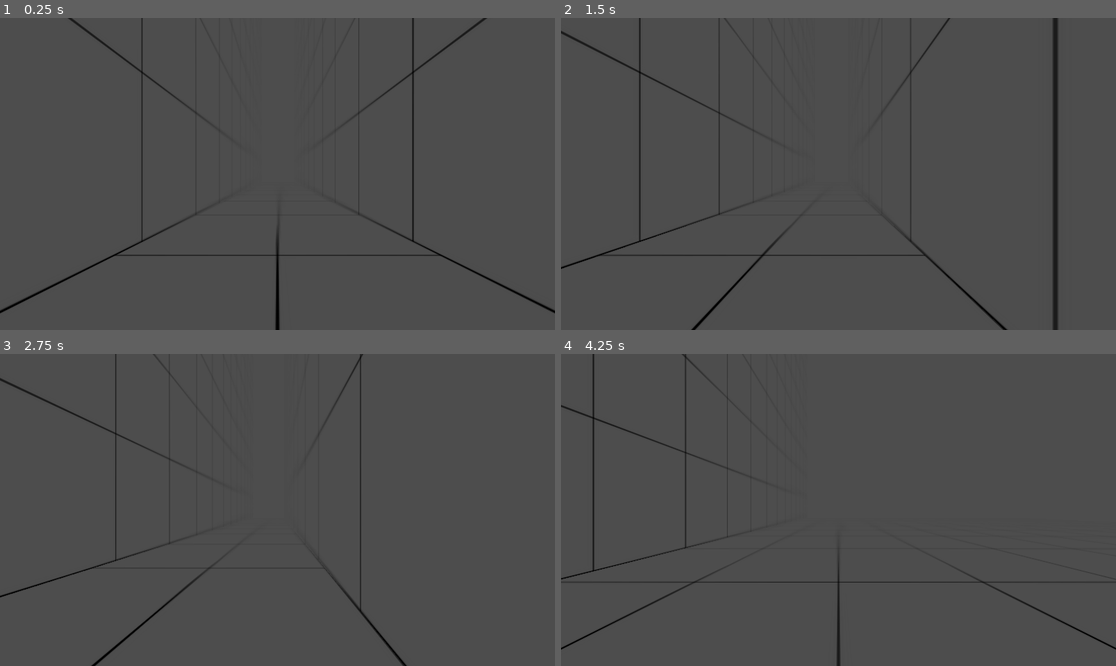
Above: before the commit, frames 1-4 (two rows, left to right).
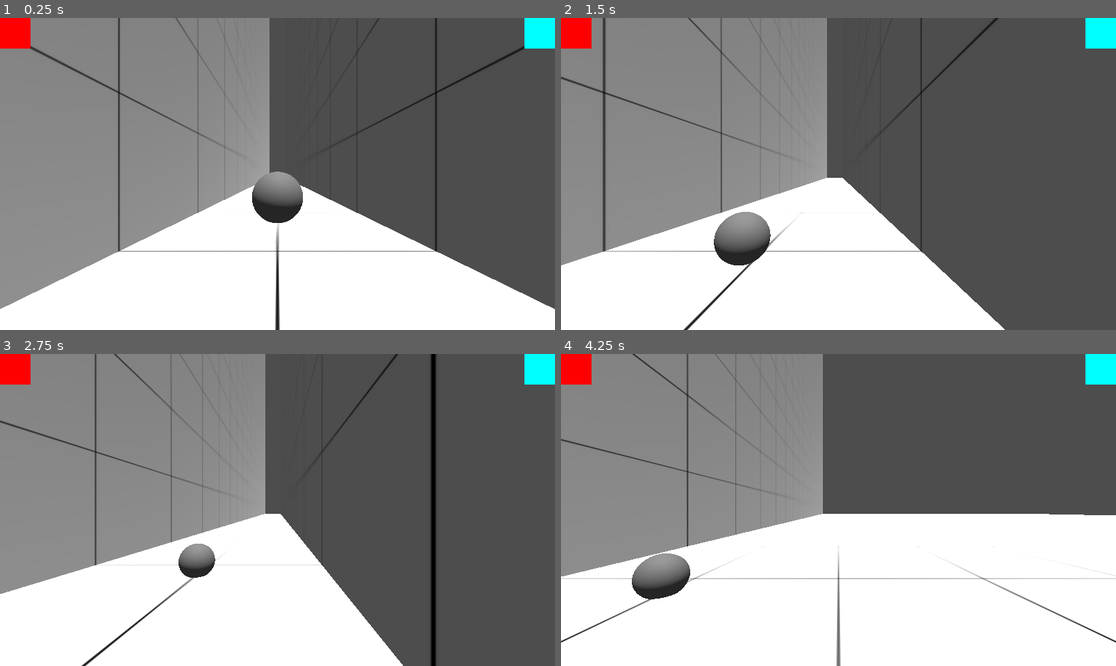
Above: after the commit, the same moments.

Repository: Decjoyce/fairy-game
Game: Godot game, scene res://game.tscn
Same seed, same stepped clock (60 frames per second), same inputs: the game is played once before the commit and once after it.
Inputs:
- Up to frame 1 (0.25 s): no input
- Up to frame 2 (1.5 s): hold D (move_right) 0.53-1.28 s; hold S (move_down) from 1.28 s (still down)
- Up to frame 3 (2.75 s): release S (move_down) at 2.03 s; hold D (move_right) from 2.03 s (still down)
- Up to frame 4 (4.25 s): release D (move_right) at 2.78 s; hold W (move_up) 2.78-3.53 s; hold A (move_left) from 3.53 s (still down)

The runs differ from the first frame. In frame 1, 64% of the frame differs, in the area x 0-100%, y 0-100%; in frame 2, 57%; in frame 3, 56%; in frame 4, 73%.

Commit message:
first phase of interacting done

Diff:
--- /dev/null
+++ b/TEMP_interact_stuff/grabbable_item.gd
@@ -0,0 +1,41 @@
+class_name Grabbable_Item
+extends Interactable
+
+var is_grabbed: bool = false
+
+@export var rb: RigidBody3D
+
+@export var throw_distance : float = 4.0
+
+@export var idle_graphics: Node3D
+@export var grabbed_graphics: Node3D
+@export var untouched_graphics: Node3D
+
+func _ready() -> void:
+	interaction_type = InteractTypes.GRAB_ITEM
+
+func on_begin_interact() -> void:
+	if grabbed_graphics:
+		if untouched_graphics: untouched_graphics.visible = false
+		idle_graphics.visible = false
+		grabbed_graphics.visible = true
+	rb.freeze = true
+	rb.linear_velocity = Vector3.ZERO
+
+func on_interacting() -> void:
+	pass
+
+func on_end_interact() -> void:
+	if grabbed_graphics: grabbed_graphics.visible = false
+	idle_graphics.visible = true
+
+	rb.freeze = false
+	rb.linear_velocity = Vector3.ZERO
+
+func throw(_throw_mult: float) -> void:
+	rb.linear_velocity = Vector3.ZERO
+	rb.freeze = false
+	var throw_force := throw_distance * _throw_mult
+	throw_force = sqrt(throw_force * -2 * rb.get_gravity().y)
+	prints(_throw_mult, throw_distance * _throw_mult, throw_force)
+	rb.apply_central_impulse(-basis.z * throw_force * rb.mass)
--- a/TEMP_interact_stuff/hand_state.gd
+++ b/TEMP_interact_stuff/hand_state.gd
@@ -3,8 +3,8 @@
 
 const FREE = "FREE"
 const CHALK = "CHALK"
-const GRABBING_ITEM = "GRABBING_ITEM"
-const GRABBING_OBJ = "GRABBING_OBJ"
+const GRAB_ITEM = "GRAB_ITEM"
+const GRAB_OBJ = "GRAB_OBJ"
 const LEVER = "LEVER"
 
 var hand_controller: PlayerHand
@@ -12,7 +12,7 @@
 func _ready() -> void:
 	await owner.ready
 	hand_controller = get_parent().get_parent() as PlayerHand
-	assert(hand_controller != null, "HandState must be childed to PlayerHand node")
+	assert(hand_controller != null, "HandState must be childed to PlayerHand node - " + name)
 
 ## Emitted when the state finishes and wants to transition to another state.
 signal finished(next_state_path: String, data: Dictionary)
--- a/TEMP_interact_stuff/handstate_free.gd
+++ b/TEMP_interact_stuff/handstate_free.gd
@@ -9,6 +9,10 @@
 	hand_controller.joystick_movement(_delta)
 	if Input.is_action_just_pressed("change_hand_speed_" + hand_controller.stringed_hand_type): hand_controller.change_hand_speed()
 
+	if Input.is_action_just_pressed("action_" + hand_controller.stringed_hand_type): interact()
+
+	hand_controller.hovering_interactable = hand_controller.interact_checker()
+
 func physics_update(_delta: float) -> void:
 	pass
 
@@ -17,3 +21,9 @@
 
 func exit() -> void:
 	pass
+
+func interact() -> void:
+	print("hey")
+	if !hand_controller.hovering_interactable:
+		return
+	hand_controller.begin_interact()
--- /dev/null
+++ b/TEMP_interact_stuff/handstate_grab.gd
@@ -0,0 +1,77 @@
+class_name HandState_Grab
+extends HandState
+
+var is_ready: bool
+
+var is_charging: bool
+
+var charge_amount: float
+@export var delay_before_max_charge = 2
+var time_held_down: float = 0.0
+
+const GRAB_DIST = 1
+
+var grabbed_item: Interactable
+
+func handle_input(_event: InputEvent) -> void:
+	pass
+
+func update(_delta: float) -> void:
+	hand_controller.joystick_movement(_delta)
+
+	if is_ready:
+		if Input.is_action_just_pressed("action_" + hand_controller.stringed_hand_type):
+			begin_charge()
+		if Input.is_action_pressed("action_" + hand_controller.stringed_hand_type):
+			charging(_delta)
+		if is_charging and Input.is_action_just_released("action_" + hand_controller.stringed_hand_type):
+			end_charge()
+
+	grabbing()
+
+func physics_update(_delta: float) -> void:
+	pass
+
+func enter(previous_state_path: String, data := {}) -> void:
+	grabbed_item = hand_controller.hovering_interactable
+	await get_tree().create_timer(0.5)
+	is_ready = true
+	time_held_down = 0
+
+func exit() -> void:
+	is_ready = false
+
+# ↑ State Stuff ↑
+# --------------------------------------------------------------------------------------------------
+# ↓ Grabbing Stuff ↓
+
+func grabbing() -> void:
+	var origin = hand_controller.cam.project_ray_origin(hand_controller.get_screen_position() + hand_controller.size/2)
+	var end = origin + hand_controller.cam.project_ray_normal(hand_controller.position + hand_controller.size/2) * GRAB_DIST
+	grabbed_item.global_position = end
+	grabbed_item.rotation = hand_controller.player.rotation
+
+# ↑ Grabbing Stuff ↑
+# --------------------------------------------------------------------------------------------------
+# ↓ Charge Stuff ↓
+
+func begin_charge() -> void:
+	is_charging = true
+	charge_amount = 0
+	time_held_down = 0
+
+func charging(_delta: float) -> void:
+	time_held_down += _delta
+	var _charged_amount = time_held_down / delay_before_max_charge
+
+	charge_amount = clampf(_charged_amount, 0.0, 1.0)
+
+func end_charge() -> void:
+	if charge_amount < 0.2: grabbed_item.on_end_interact()
+	else: grabbed_item.throw(charge_amount)
+
+	finished.emit(FREE)
+
+	is_charging = false
+	charge_amount = 0
+	time_held_down = 0
--- a/TEMP_interact_stuff/interactable.gd
+++ b/TEMP_interact_stuff/interactable.gd
@@ -1,5 +1,5 @@
 class_name Interactable
-extends Node
+extends Node3D
 
 signal begin_interact(sig: float)
 signal interacting(sig: float)
--- a/TEMP_interact_stuff/player_hand.gd
+++ b/TEMP_interact_stuff/player_hand.gd
@@ -1,32 +1,32 @@
 class_name PlayerHand
 extends Control
+
+@onready var player: Node3D = get_parent().get_parent()
+@onready var player_interact: PlayerInteract = get_parent()
+var cam: Camera3D
 
 enum HandTypes {LEFT, RIGHT}
 @export var hand_type : HandTypes
 @onready var stringed_hand_type: String = HandTypes.find_key(hand_type)
 
-@onready var interact: PlayerInteract = get_parent()
-
 @onready var hand_sprite: TextureRect = $_hand_sprite
 
-var hovering_interactable: Interactable
-var current_interactable: Interactable
-var grabbed_obj: Interactable
+func _ready() -> void:
+	_init_states()
 
-const min_speed: float = 500
-const max_speed: float = 1000
-@onready var current_speed: float = min_speed
+# --------------------------------------------------------------------------------------------------
+# ↓ State Stuff ↓
 
 @export var initial_state: HandState = null
-
 @onready var state: HandState = (func get_initial_state() -> HandState: return initial_state if initial_state != null else get_child(0)).call()
 
-func _ready() -> void:
+func _init_states() -> void:
 	for state_node: HandState in get_child(0).find_children("*", "HandState"):
 		state_node.finished.connect(_transition_to_next_state)
 
-		await owner.ready
-		state.enter("")
+	await owner.ready
+	state.enter("")
+	cam = player_interact.cam
 
 func _unhandled_input(event: InputEvent) -> void:
 	state.handle_input(event)
@@ -38,18 +38,22 @@
 	state.physics_update(delta)
 
 func _transition_to_next_state(target_state_path: String, data: Dictionary = {}) -> void:
-	if !has_node(target_state_path):
+	if !get_child(0).has_node(target_state_path):
 		printerr(owner.name + ": Tring to transition to state " + target_state_path + " but it does not exist.")
 		return
 
 	var previous_state_path := state.name
 	state.exit()
-	state = get_node(target_state_path)
+	state = get_child(0).get_node(target_state_path)
 	state.enter(previous_state_path, data)
 
 # ↑ State Stuff ↑
-# ----------------------------------------------------------------------------------
-# ↓ Non State Stuff ↓
+# --------------------------------------------------------------------------------------------------
+# ↓ Hand Stuff ↓
+
+const min_speed: float = 500
+const max_speed: float = 1000
+@onready var current_speed: float = min_speed
 
 func joystick_movement(delta: float) -> void:
 	var motion := Input.get_vector(stringed_hand_type + "_joystick_left", stringed_hand_type + "_joystick_right", stringed_hand_type + "_joystick_down", stringed_hand_type + "_joystick_up")
@@ -58,25 +62,51 @@
 
 func move_hand(dir: Vector2, delta: float) -> void:
 	position += Vector2(dir.x, -dir.y) * current_speed * delta
-	position.x = clampf(position.x, 0, interact.size.x - size.x)
-	position.y = clampf(position.y, 0, interact.size.y - size.y)
+	position.x = clampf(position.x, 0, player_interact.size.x - size.x)
+	position.y = clampf(position.y, 0, player_interact.size.y - size.y)
 
 func change_hand_speed() -> void:
 	if current_speed == min_speed: current_speed = max_speed
 	elif current_speed == max_speed: current_speed = min_speed
 
+# ↑ Hand Stuff ↑
+# --------------------------------------------------------------------------------------------------
+# ↓ Interacting Stuff ↓
+
+var hovering_interactable: Interactable
+var current_interactable: Interactable = null
+var grabbed_obj: Interactable
+
+func begin_interact() -> void:
+	if !hovering_interactable:
+		return
+	current_interactable = hovering_interactable
+	current_interactable.on_begin_interact()
+	match hovering_interactable.interaction_type:
+		hovering_interactable.InteractTypes.INSTANT:
+			pass
+		hovering_interactable.InteractTypes.GRAB_ITEM:
+			state.finished.emit(state.GRAB_ITEM)
+		hovering_interactable.InteractTypes.GRAB_OBJ:
+			pass
+		hovering_interactable.InteractTypes.LEVER:
+			pass
+
 func interact_checker(): # -> Interactable:
-	var space_state = interact.cam.get_world_3d().direct_space_state
+	var space_state = cam.get_world_3d().direct_space_state
 
-	var origin = interact.cam.project_ray_origin(get_screen_position() + size/2)
-	var end = origin + interact.cam.project_ray_normal(position + size/2) * interact.INT_RAY_LENGTH
+	var origin = cam.project_ray_origin(get_screen_position() + size/2)
+	var end = origin + cam.project_ray_normal(position + size/2) * player_interact.INT_RAY_LENGTH
 
 	var query = PhysicsRayQueryParameters3D.create(origin, end)
 	query.collide_with_areas = true
 
 	var result = space_state.intersect_ray(query)
 
-	if !result or !result.collider or result.collider is not Interactable:
+	if !result or !result.collider or result.collider.get_parent() is not Interactable:
 		return null
 
-	return result.collider as Interactable
+	return result.collider.get_parent() as Interactable
+
+# ↑ Interacting Stuff ↑
+# --------------------------------------------------------------------------------------------------
--- a/TEMP_interact_stuff/player_interaction.gd
+++ b/TEMP_interact_stuff/player_interaction.gd
@@ -1,7 +1,8 @@
 class_name PlayerInteract
 extends Control
 
-var cam: Camera3D
+@export var cam: Camera3D
+const INT_RAY_LENGTH = 2.0
 
 # Called when the node enters the scene tree for the first time.
 func _ready() -> void:
--- a/TEMP_interact_stuff/player_interaction.tscn
+++ b/TEMP_interact_stuff/player_interaction.tscn
@@ -1,8 +1,9 @@
-[gd_scene load_steps=5 format=3 uid="uid://dqojmsc2q6wf4"]
+[gd_scene load_steps=6 format=3 uid="uid://dqojmsc2q6wf4"]
 
 [ext_resource type="Script" uid="uid://bkcxym5jqdgg4" path="res://TEMP_interact_stuff/player_interaction.gd" id="1_ebye2"]
 [ext_resource type="Script" uid="uid://bvrebn6ao2hvn" path="res://TEMP_interact_stuff/player_hand.gd" id="2_f78vs"]
 [ext_resource type="Script" uid="uid://ceufl68l7cqys" path="res://TEMP_interact_stuff/handstate_free.gd" id="3_7baq5"]
+[ext_resource type="Script" uid="uid://d533dr0gr15o" path="res://TEMP_interact_stuff/handstate_grab.gd" id="4_r26r4"]
 
 [sub_resource type="CanvasTexture" id="CanvasTexture_7baq5"]
 
@@ -30,6 +31,10 @@
 
 [node name="FREE" type="Node" parent="Hand_Left/States"]
 script = ExtResource("3_7baq5")
+
+[node name="GRAB_ITEM" type="Node" parent="Hand_Left/States"]
+script = ExtResource("4_r26r4")
+delay_before_max_charge = 4
 
 [node name="_hand_sprite" type="TextureRect" parent="Hand_Left"]
 modulate = Color(1, 0, 0, 1)
@@ -59,6 +64,9 @@
 [node name="FREE" type="Node" parent="Hand_Right/States"]
 script = ExtResource("3_7baq5")
 
+[node name="GRAB_ITEM" type="Node" parent="Hand_Right/States"]
+script = ExtResource("4_r26r4")
+
 [node name="_hand_sprite" type="TextureRect" parent="Hand_Right"]
 modulate = Color(0, 1, 1, 1)
 layout_mode = 1
--- /dev/null
+++ b/TEMP_interact_stuff/test_grabbable_item.tscn
@@ -0,0 +1,38 @@
+[gd_scene load_steps=6 format=3 uid="uid://dfe565flkjwxt"]
+
+[ext_resource type="Script" uid="uid://s5cfdf85lm5g" path="res://TEMP_interact_stuff/grabbable_item.gd" id="1_llc7q"]
+
+[sub_resource type="PhysicsMaterial" id="PhysicsMaterial_llc7q"]
+bounce = 0.75
+
+[sub_resource type="BoxShape3D" id="BoxShape3D_llc7q"]
+size = Vector3(0.5, 0.5, 0.5)
+
+[sub_resource type="BoxShape3D" id="BoxShape3D_234jp"]
+size = Vector3(0.4, 0.4, 0.4)
+
+[sub_resource type="SphereMesh" id="SphereMesh_234jp"]
+radius = 0.25
+height = 0.5
+
+[node name="TEST_Grabbable_item" type="RigidBody3D" node_paths=PackedStringArray("rb", "idle_graphics")]
+axis_lock_angular_x = true
+axis_lock_angular_z = true
+mass = 0.5
+physics_material_override = SubResource("PhysicsMaterial_llc7q")
+gravity_scale = 0.8
+script = ExtResource("1_llc7q")
+rb = NodePath(".")
+idle_graphics = NodePath("MeshInstance3D")
+
+[node name="Area3D" type="Area3D" parent="."]
+
+[node name="CollisionShape3D2" type="CollisionShape3D" parent="Area3D"]
+shape = SubResource("BoxShape3D_llc7q")
+
+[node name="CollisionShape3D" type="CollisionShape3D" parent="."]
+shape = SubResource("BoxShape3D_234jp")
+debug_color = Color(0.8442249, 0.37985525, 5.7756904e-07, 0.41960785)
+
+[node name="MeshInstance3D" type="MeshInstance3D" parent="."]
+mesh = SubResource("SphereMesh_234jp")
--- /dev/null
+++ b/TEMP_interact_stuff/test_interactable.tscn
@@ -0,0 +1,25 @@
+[gd_scene load_steps=4 format=3 uid="uid://bl71ii1my6e14"]
+
+[ext_resource type="Script" uid="uid://e7rnpdmqaiyy" path="res://TEMP_interact_stuff/interactable.gd" id="1_vqwio"]
+
+[sub_resource type="SphereShape3D" id="SphereShape3D_vqwio"]
+
+[sub_resource type="SphereMesh" id="SphereMesh_kdewt"]
+
+[node name="Interactable" type="Node3D"]
+script = ExtResource("1_vqwio")
+interaction_type = 1
+metadata/_custom_type_script = "uid://e7rnpdmqaiyy"
+
+[node name="Area3D" type="Area3D" parent="."]
+
+[node name="CollisionShape3D" type="CollisionShape3D" parent="Area3D"]
+shape = SubResource("SphereShape3D_vqwio")
+
+[node name="Area3D2" type="StaticBody3D" parent="."]
+
+[node name="CollisionShape3D" type="CollisionShape3D" parent="Area3D2"]
+shape = SubResource("SphereShape3D_vqwio")
+
+[node name="MeshInstance3D" type="MeshInstance3D" parent="."]
+mesh = SubResource("SphereMesh_kdewt")
--- a/TEMP_movement_stuff/player_test.tscn
+++ b/TEMP_movement_stuff/player_test.tscn
@@ -1,7 +1,8 @@
-[gd_scene load_steps=6 format=3 uid="uid://bq86osdembn58"]
+[gd_scene load_steps=7 format=3 uid="uid://bq86osdembn58"]
 
 [ext_resource type="Script" uid="uid://io22wsbhy73f" path="res://TEMP_movement_stuff/player_test.gd" id="1_e0b2u"]
 [ext_resource type="Script" uid="uid://cbig6tk8hiy08" path="res://TEMP_movement_stuff/movement_improved_2.gd" id="2_e0b2u"]
+[ext_resource type="PackedScene" uid="uid://dqojmsc2q6wf4" path="res://TEMP_interact_stuff/player_interaction.tscn" id="3_3jgj8"]
 
 [sub_resource type="StandardMaterial3D" id="StandardMaterial3D_1snfn"]
 albedo_color = Color(1, 0.15294118, 1, 1)
@@ -23,3 +24,6 @@
 
 [node name="MovementImproved2" type="Node" parent="."]
 script = ExtResource("2_e0b2u")
+
+[node name="Interaction" parent="." node_paths=PackedStringArray("cam") instance=ExtResource("3_3jgj8")]
+cam = NodePath("../Camera3D")
--- a/game.tscn
+++ b/game.tscn
@@ -1,34 +1,44 @@
-[gd_scene load_steps=5 format=3 uid="uid://bs8ivnvddloci"]
+[gd_scene load_steps=6 format=3 uid="uid://bs8ivnvddloci"]
 
 [ext_resource type="PackedScene" uid="uid://bq86osdembn58" path="res://TEMP_movement_stuff/player_test.tscn" id="1_80nbo"]
 [ext_resource type="Texture2D" uid="uid://cgyj66wq3420m" path="res://assets/original-10983455-2.jpg" id="1_e2o6t"]
+[ext_resource type="PackedScene" uid="uid://bl71ii1my6e14" path="res://TEMP_interact_stuff/test_interactable.tscn" id="3_feb5d"]
+[ext_resource type="PackedScene" uid="uid://dfe565flkjwxt" path="res://TEMP_interact_stuff/test_grabbable_item.tscn" id="4_fc0e3"]
 
 [sub_resource type="StandardMaterial3D" id="StandardMaterial3D_feb5d"]
 albedo_texture = ExtResource("1_e2o6t")
 uv1_scale = Vector3(0.25, 0.25, 0.2)
 uv1_triplanar = true
 
-[sub_resource type="PlaneMesh" id="PlaneMesh_mwb40"]
-size = Vector2(50, 50)
-
 [node name="game" type="Node3D"]
 
 [node name="Node3D" type="Node3D" parent="."]
 
-[node name="MeshInstance3D" type="MeshInstance3D" parent="Node3D"]
+[node name="MeshInstance3D" type="CSGBox3D" parent="Node3D"]
 material_override = SubResource("StandardMaterial3D_feb5d")
-mesh = SubResource("PlaneMesh_mwb40")
-skeleton = NodePath("../..")
+use_collision = true
+size = Vector3(100, 0.1, 100)
 
-[node name="MeshInstance3D2" type="MeshInstance3D" parent="."]
-transform = Transform3D(-4.371139e-08, -1, -4.371139e-08, 0, -4.371139e-08, 1, -1, 4.371139e-08, 1.9106855e-15, 2, 0, 1)
+[node name="MeshInstance3D2" type="CSGBox3D" parent="Node3D"]
+transform = Transform3D(-4.371139e-08, 1, 0, -1, -4.371139e-08, 0, 0, 0, 1, -2, 0, 0)
 material_override = SubResource("StandardMaterial3D_feb5d")
-mesh = SubResource("PlaneMesh_mwb40")
+use_collision = true
+size = Vector3(100, 0.1, 100)
 
-[node name="MeshInstance3D3" type="MeshInstance3D" parent="."]
-transform = Transform3D(1.1924881e-08, 1, 0, 4.371139e-08, -5.2125306e-16, 1, 1, -1.1924881e-08, -4.371139e-08, -2, 0, -1)
+[node name="MeshInstance3D3" type="CSGBox3D" parent="Node3D"]
+transform = Transform3D(-4.371139e-08, 1, 0, -1, -4.371139e-08, 0, 0, 0, 1, 2, 0, 0)
 material_override = SubResource("StandardMaterial3D_feb5d")
-mesh = SubResource("PlaneMesh_mwb40")
+use_collision = true
+size = Vector3(100, 0.1, 100)
 
 [node name="player_test" parent="." instance=ExtResource("1_80nbo")]
 transform = Transform3D(1, 0, 0, 0, 1, 0, 0, 0, 1, 0, 1, 0)
+
+[node name="DirectionalLight3D" type="DirectionalLight3D" parent="."]
+transform = Transform3D(0.8660254, -0.4829629, 0.12940954, 0, 0.25881907, 0.9659258, -0.5, -0.83651626, 0.22414389, 0, 0, 0)
+
+[node name="Interactable" parent="." instance=ExtResource("3_feb5d")]
+transform = Transform3D(1, 0, 0, 0, 1, 0, 0, 0, 1, 0, 0, 3)
+
+[node name="TEST_Grabbable_item" parent="." instance=ExtResource("4_fc0e3")]
+transform = Transform3D(1, 0, 0, 0, 1, 0, 0, 0, 1, 0, 1, -2)
--- a/project.godot
+++ b/project.godot
@@ -18,6 +18,10 @@
 [autoload]
 
 Grid_DB="*res://TEMP_movement_stuff/g_grid_database.gd"
+
+[global_group]
+
+Interactables=""
 
 [input]
 
@@ -59,11 +63,13 @@
 }
 action_LEFT={
 "deadzone": 0.2,
-"events": []
+"events": [Object(InputEventJoypadMotion,"resource_local_to_scene":false,"resource_name":"","device":-1,"axis":4,"axis_value":1.0,"script":null)
+]
 }
 action_RIGHT={
 "deadzone": 0.2,
-"events": []
+"events": [Object(InputEventJoypadMotion,"resource_local_to_scene":false,"resource_name":"","device":-1,"axis":5,"axis_value":1.0,"script":null)
+]
 }
 LEFT_joystick_up={
 "deadzone": 0.2,
Not shown, added: TEMP_interact_stuff/grabbable_item.gd.uid
Not shown, added: TEMP_interact_stuff/handstate_grab.gd.uid
